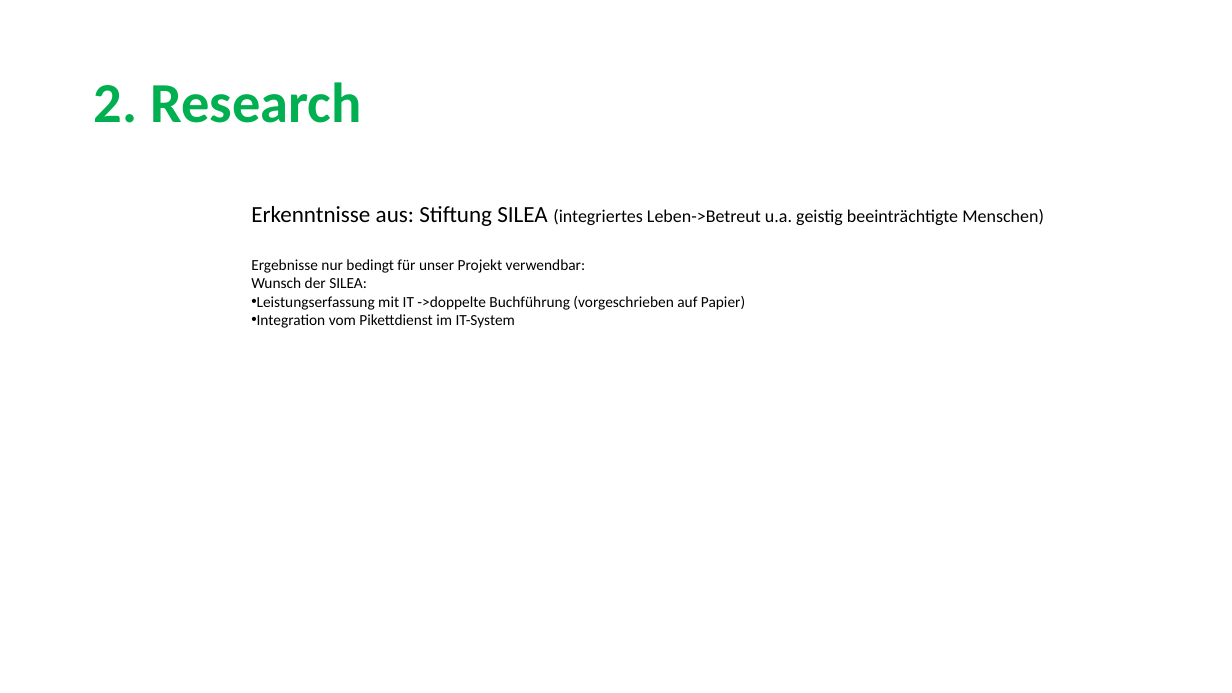
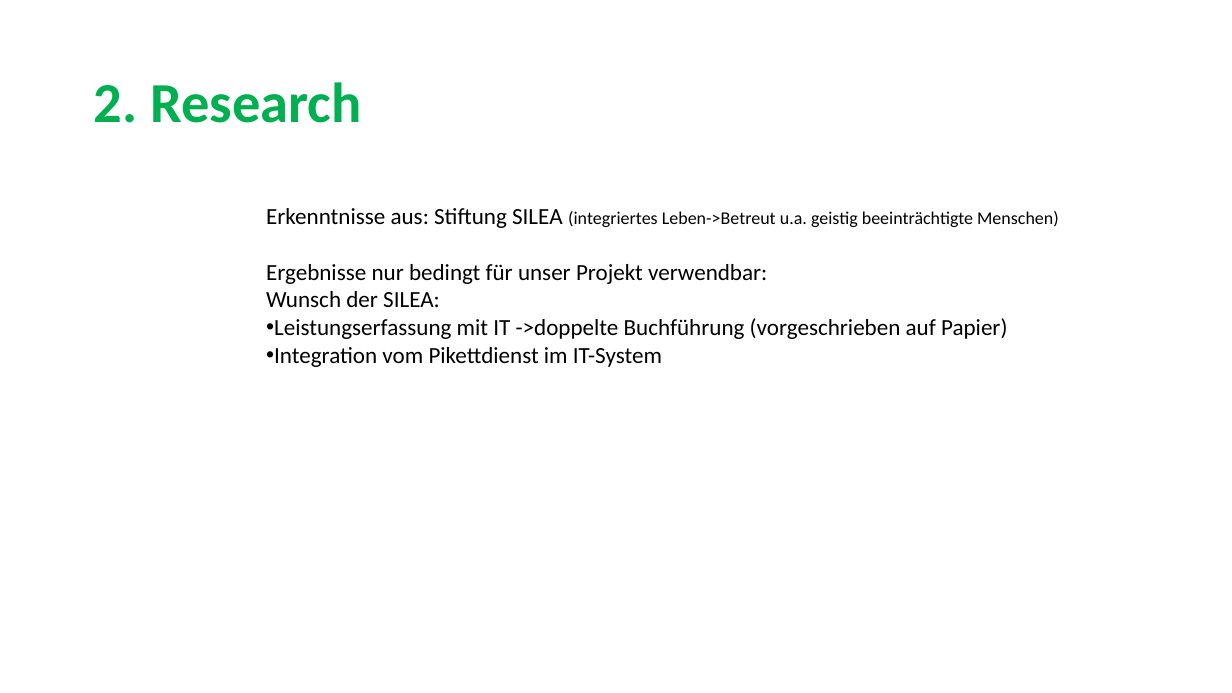
Before and after one commit to sarahmele/ch.bfh.btx8081.w2015.green, a slide deck: slide 5 of doc/task03/Task3.pptx. Drawn at 1232x693 pixels with LibreOffice and Linux fonts; fonts in the diff are those of the drawing. Boxes give left, top, right and bottom in pixels: in the first picture for what was removed or moved away, otherwise in the second. Text is boxed around its words. In the diff, an @@ line names an element or a change of style, - is before the commit and + after.

Commit message:
update presentation

```diff
--- a/doc/task03/Task3.pptx
+++ b/doc/task03/Task3.pptx
@@ text "Erkenntnisse aus: Stiftung SILEA (integriertes ...": place and size @@
-text "Erkenntnisse aus: Stiftung SILEA (integriertes ..." at [251, 206, 1044, 328]
+text "Erkenntnisse aus: Stiftung SILEA (integriertes ..." at [266, 208, 1059, 367]
@@ text at [266, 264, 1007, 367]: size 12 to 18 pt in "Ergebnisse nur bedingt für unser Projekt verwendbar:", "Wunsch der SILEA:", "Leistungserfassung mit IT ->doppelte Buchführung (vorgeschri ...", "Integration vom Pikettdienst im IT-System" @@
```
Also in this commit, not shown: 1 other slide changed, 3 slides added, 2 slides removed.
